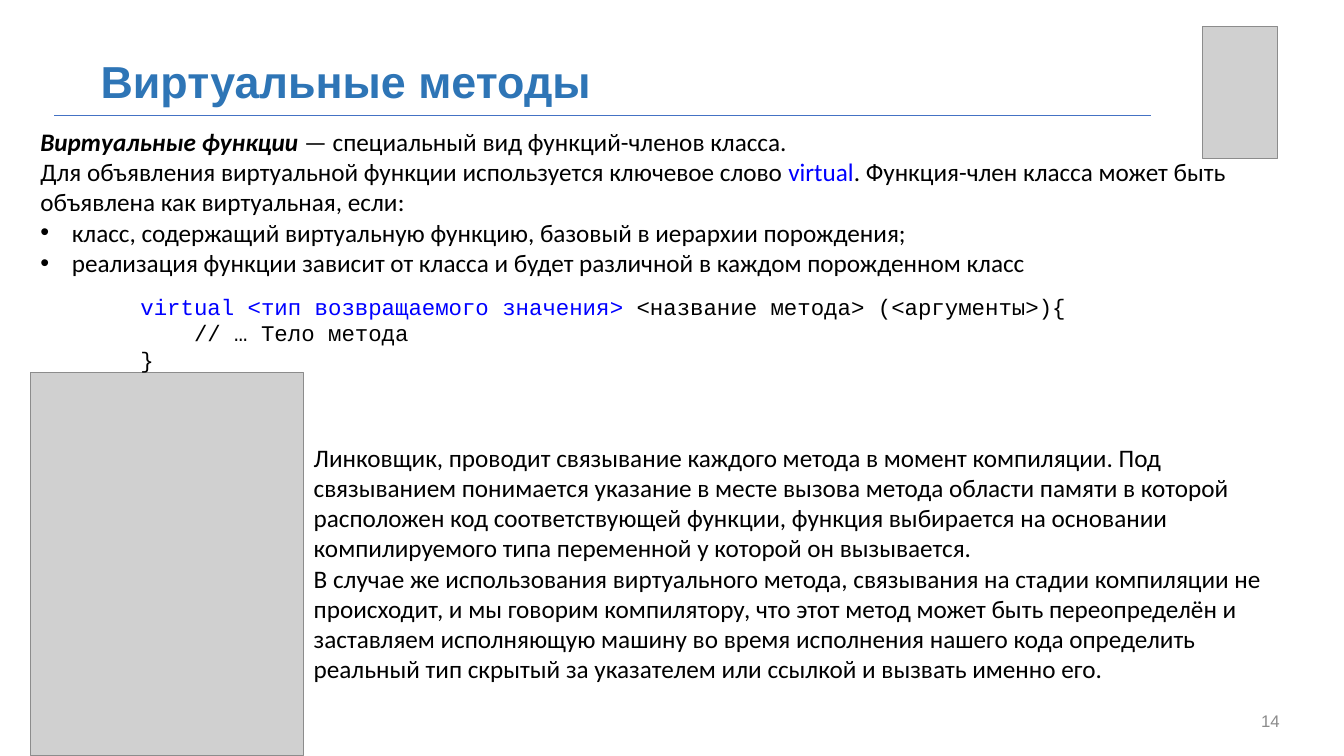
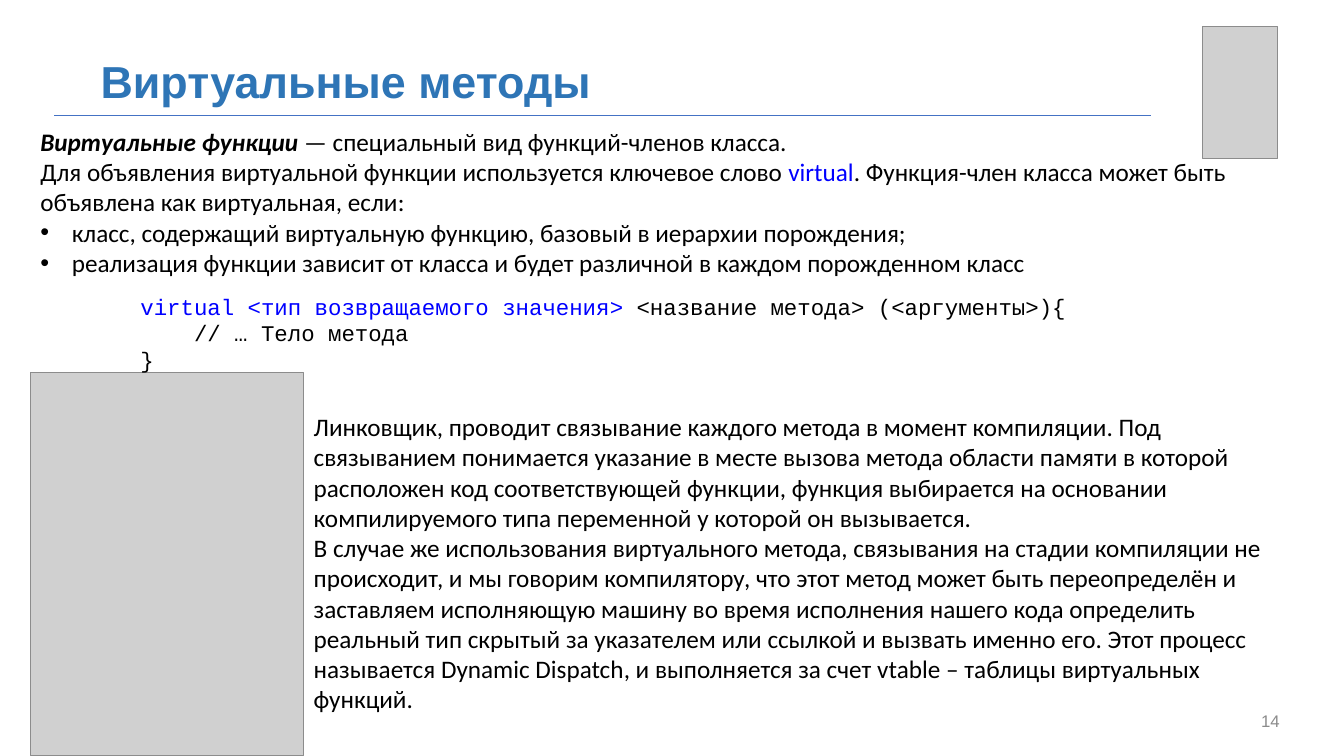
Before and after one commit to MUCTR-IKT-CPP/cpp_course, a slide deck: slide 14 of Лекции/2025/6/Абстрактные классы.pptx. Drawn at 1344x756 pixels with LibreOffice and Linux fonts; fonts in the diff are those of the drawing; grey boxes stand for pictures; background and template pictures are left out. Boxes give left, top, right and bottom in pixels: in the first picture for what was removed or moved away, otherwise in the second. Text is boxed around its words. In the diff, an @@ line names an element or a change of style, - is before the commit and + after.

```diff
--- a/Лекции/2025/6/Абстрактные классы.pptx
+++ b/Лекции/2025/6/Абстрактные классы.pptx
@@ text at [314,419,1260,712]: text changed @@
-Линковщик, проводит связывание каждого метода в момент компиляции. Под связыванием понимается указание в месте вызова метода области памяти в которой расположен код соответствующей функции, функция выбирается на основании компилируемого типа переменной у которой он вызывается.
-В случае же использования виртуального метода, связывания на стадии компиляции не происходит, и мы говорим компилятору, что этот метод может быть переопределён и заставляем исполняющую машину во время исполнения нашего кода определить реальный тип скрытый за указателем или ссылкой и вызвать именно его.
+Линковщик, проводит связывание каждого метода в момент компиляции. Под связыванием понимается указание в месте вызова метода области памяти в которой расположен код соответствующей функции, функция выбирается на основании компилируемого типа переменной у которой он вызывается.
+В случае же использования виртуального метода, связывания на стадии компиляции не происходит, и мы говорим компилятору, что этот метод может быть переопределён и заставляем исполняющую машину во время исполнения нашего кода определить реальный тип скрытый за указателем или ссылкой и вызвать именно его. Этот процесс называется Dynamic Dispatch, и выполняется за счет vtable – таблицы виртуальных функций.
```
Also in this commit, not shown: 2 other slides changed, 4 slides added, 1 other file.
